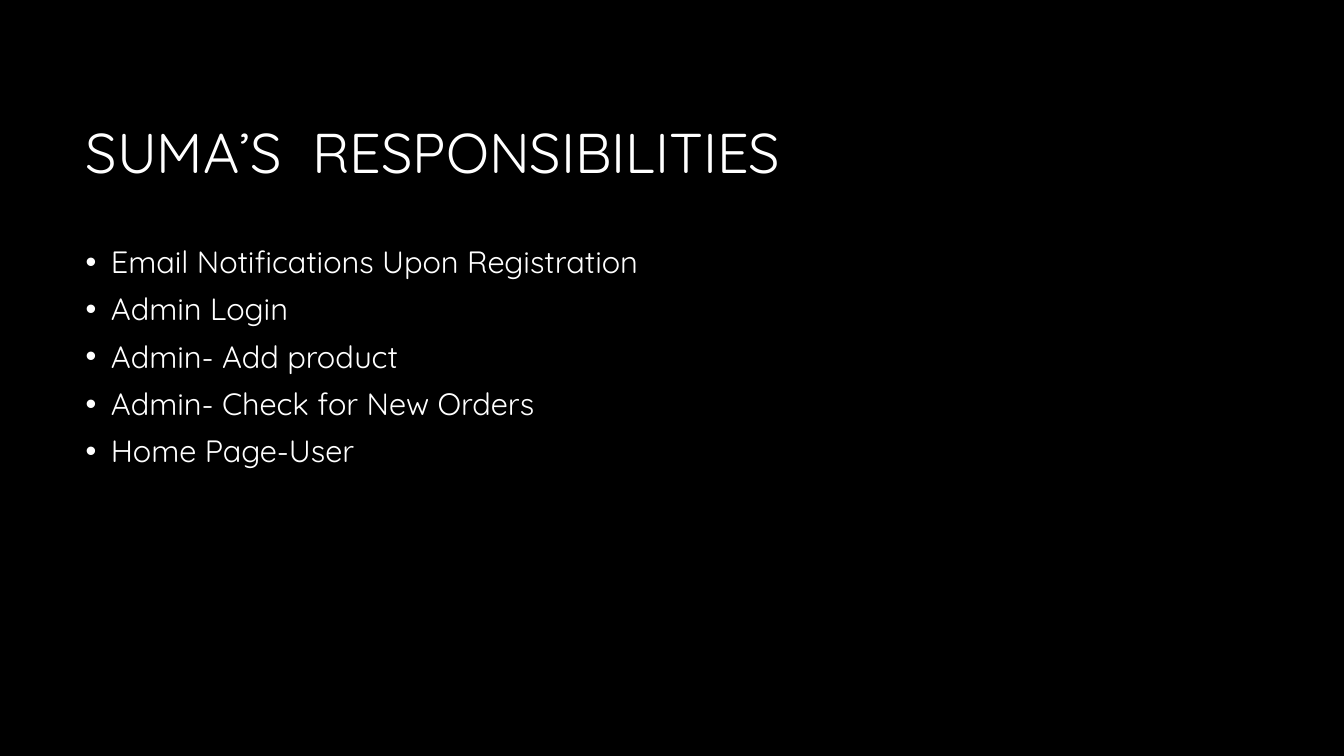
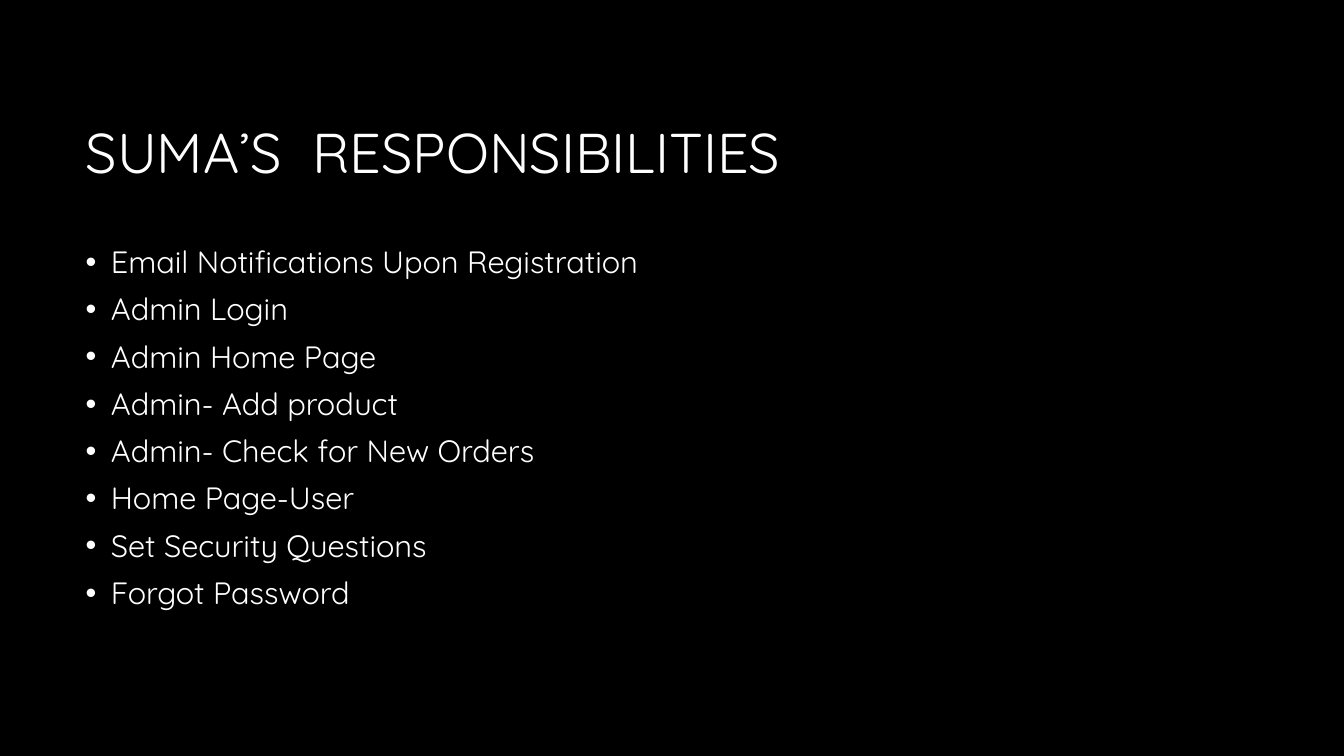
Before and after one commit to Deepthi1003/petschewy, a slide deck: slide 10 of Documentation/PETSCHEWY.pptx. Drawn at 1344x756 pixels with LibreOffice and Linux fonts; fonts in the diff are those of the drawing; background and template pictures are left out. Boxes give left, top, right and bottom in pixels: in the first picture for what was removed or moved away, otherwise in the second. Text is boxed around its words. In the diff, an @@ line names an element or a change of style, - is before the commit and + after.

```diff
--- a/Documentation/PETSCHEWY.pptx
+++ b/Documentation/PETSCHEWY.pptx
@@ text at [111, 345, 376, 374]: paragraph added @@
+• Admin Home Page
@@ text at [111, 535, 426, 610]: paragraphs added @@
+• Set Security Questions
+• Forgot Password
```
Also in this commit, not shown: 2 other files.
